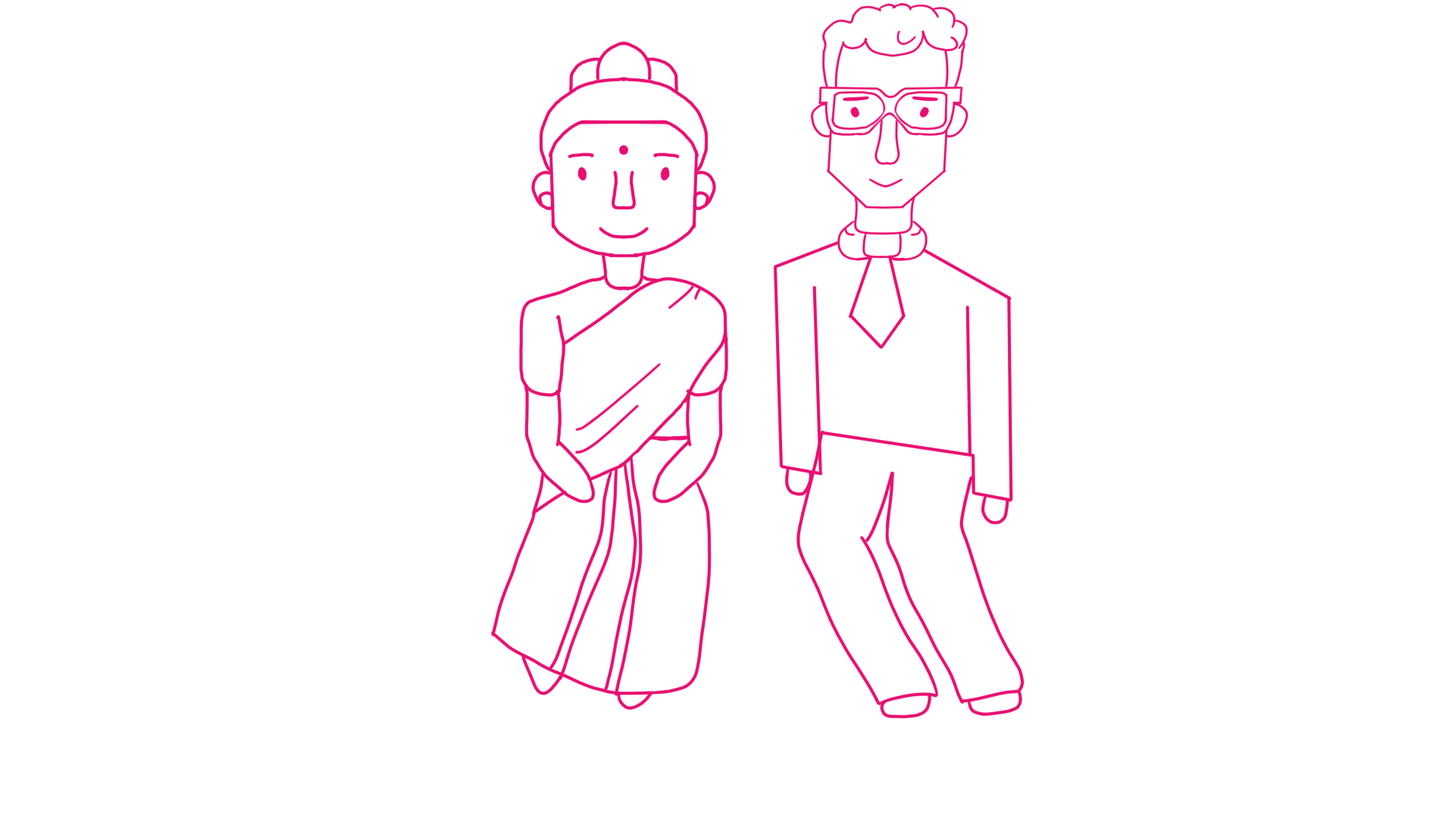
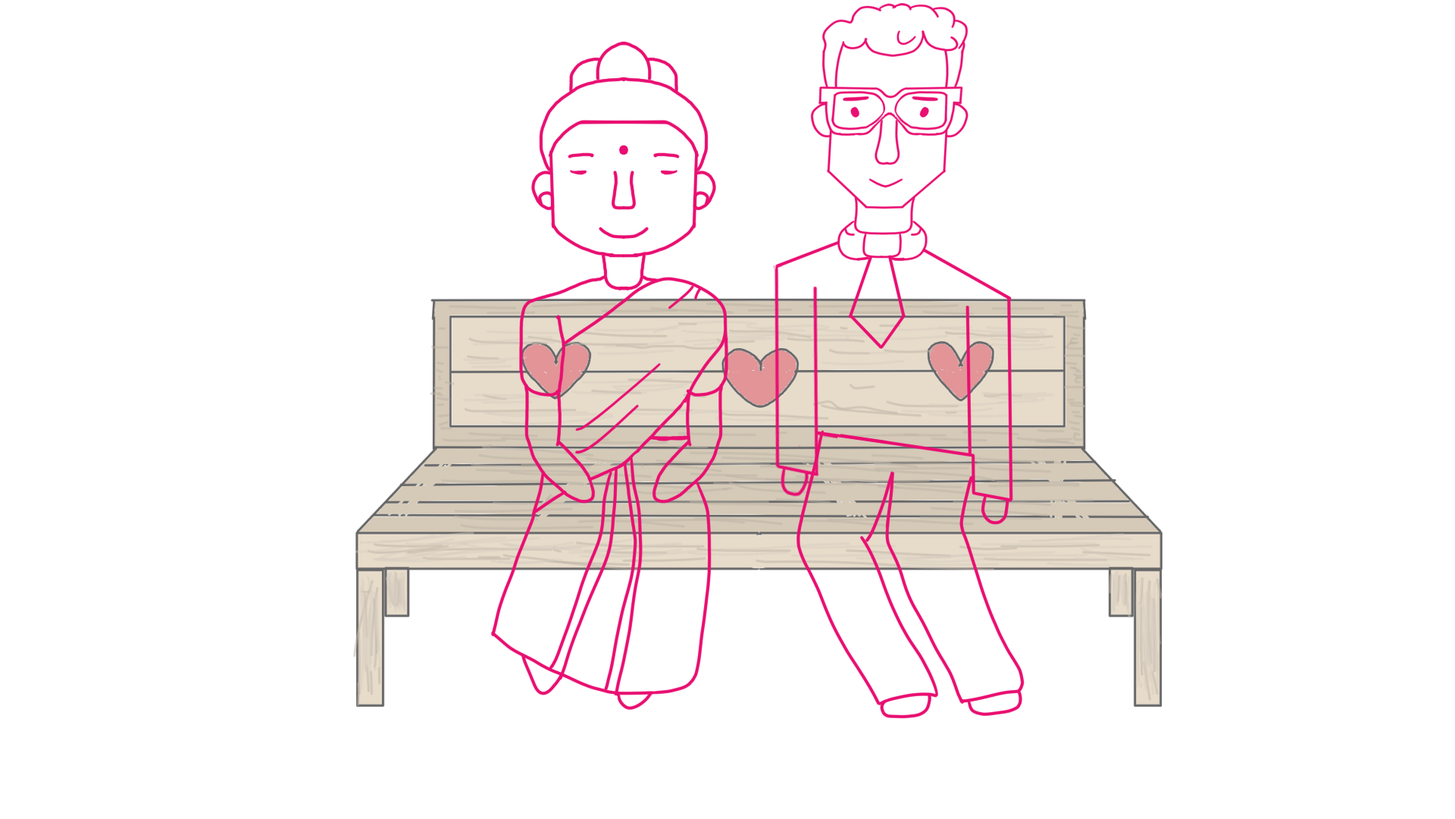
Before/after of a w=1455, h=819 layered artwork. What changed in the layer stack:
added group "Boy" with 4 layers above "Girl" over (x1=727, y1=263, x2=1068, y2=571)
renamed "Paint Layer 5" to "Bottom boy", moved it into group "Boy" over (x1=776, y1=388, x2=1068, y2=571)
added layer "Boy arm" in group "Boy" over (x1=727, y1=263, x2=874, y2=534)
moved "Top boy" into group "Boy", painted on it over (x1=727, y1=263, x2=1019, y2=534)
added group "Girl" with 3 layers above "Paint Layer 2 (pasted)" over (x1=485, y1=166, x2=777, y2=571)
moved "bottom girl" into group "Girl" over (x1=485, y1=436, x2=728, y2=571)
added layer "Girl eyes" in group "Girl" over (x1=570, y1=166, x2=678, y2=182)
moved "Top girl" into group "Girl", painted on it over (x1=485, y1=166, x2=777, y2=534)
showed "Paint Layer 1", opacity 58% → 60% over (x1=353, y1=291, x2=1163, y2=707)
